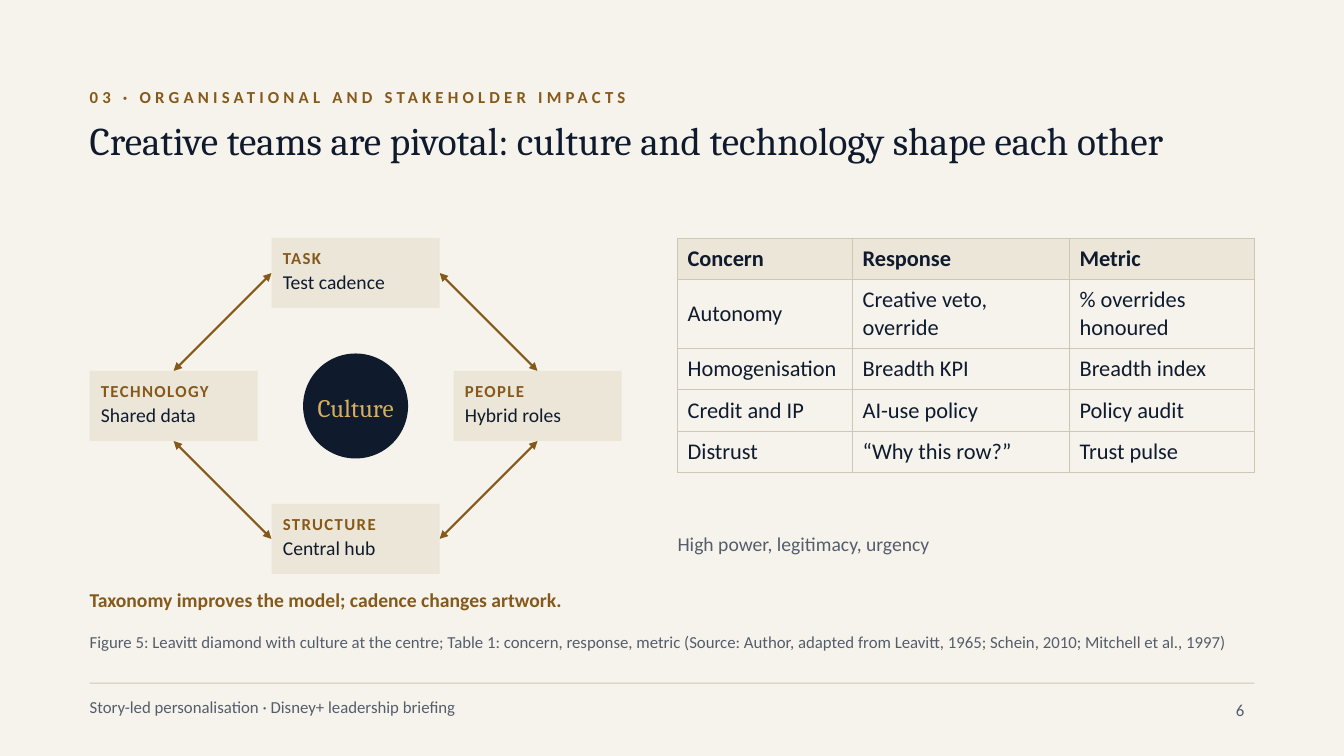
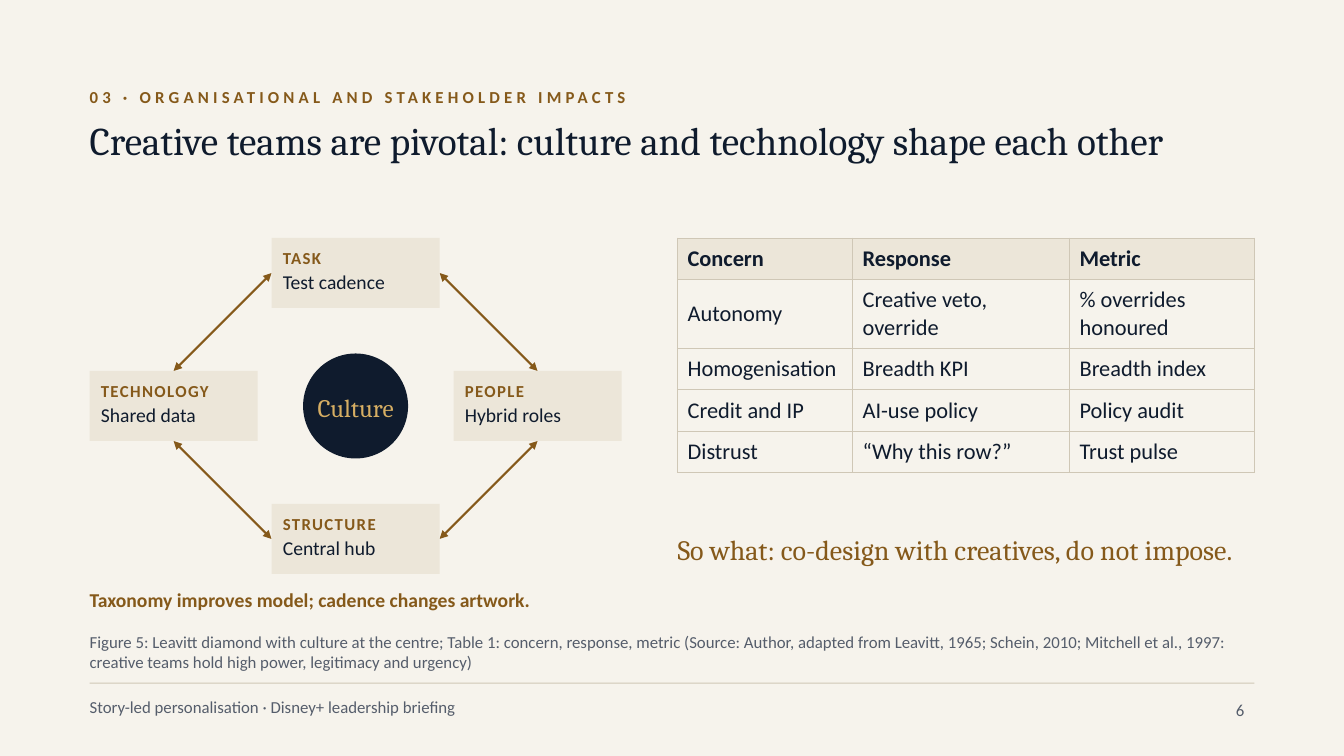
Before and after one commit to karanrg22-svg/skill, a slide deck: slide 6 of output/A_Corporate_Editorial.pptx. Drawn at 1344x756 pixels with LibreOffice and Linux fonts; fonts in the diff are those of the drawing. Boxes give left, top, right and bottom in pixels: in the first picture for what was removed or moved away, otherwise in the second. Text is boxed around its words. In the diff, an @@ line names an element or a change of style, - is before the commit and + after.

```diff
--- a/output/A_Corporate_Editorial.pptx
+++ b/output/A_Corporate_Editorial.pptx
@@ text at (x1=678, y1=540, x2=1233, y2=566): text changed; size 14 to 20 pt; font Calibri to Cambria; text colour #555D6B to #85591A @@
-High power, legitimacy, urgency
+So what: co-design with creatives, do not impose.
@@ text at (x1=90, y1=593, x2=530, y2=611): text changed @@
-Taxonomy improves the model; cadence changes artwork.
+Taxonomy improves model; cadence changes artwork.
@@ text at (x1=90, y1=636, x2=1224, y2=671): text changed @@
-Figure 5: Leavitt diamond with culture at the centre; Table 1: concern, response, metric (Source: Author, adapted from Leavitt, 1965; Schein, 2010; Mitchell et al., 1997)
+Figure 5: Leavitt diamond with culture at the centre; Table 1: concern, response, metric (Source: Author, adapted from Leavitt, 1965; Schein, 2010; Mitchell et al., 1997: creative teams hold high power, legitimacy and urgency)
```
Also in this commit, not shown: 3 other slides changed.
